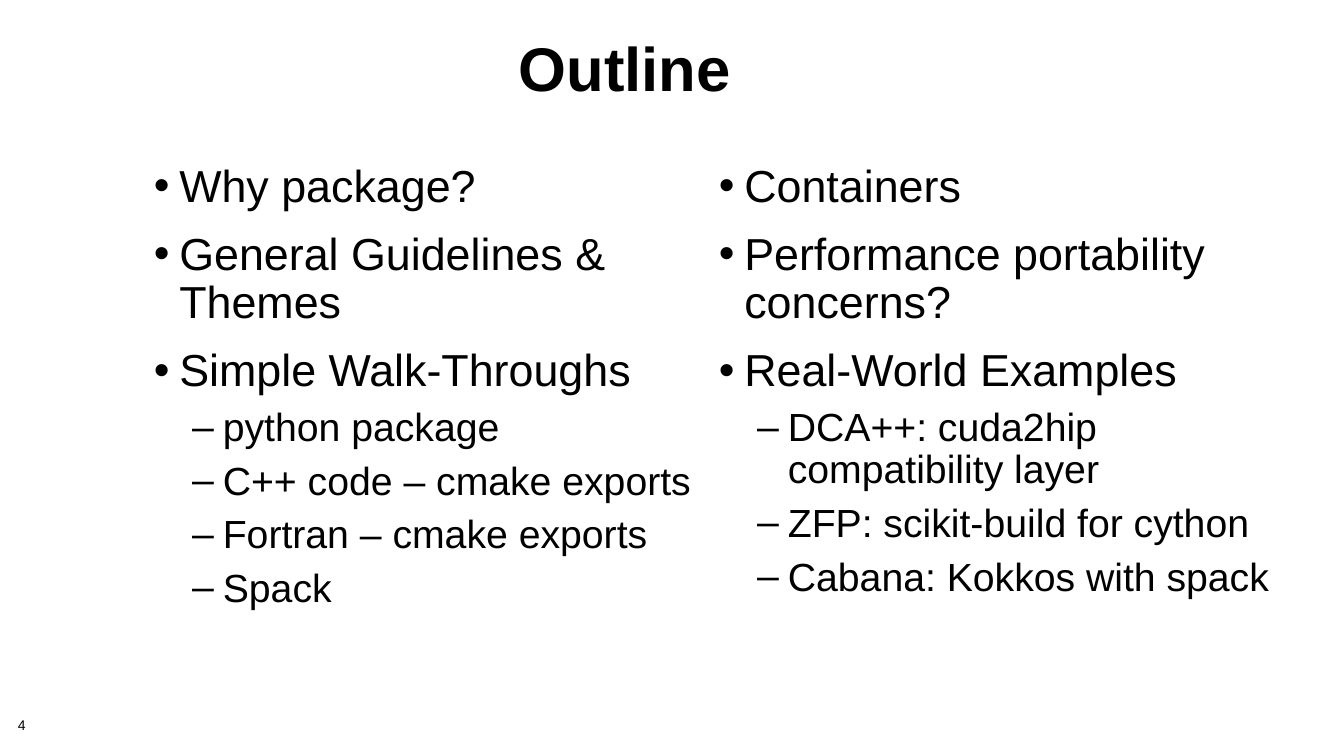
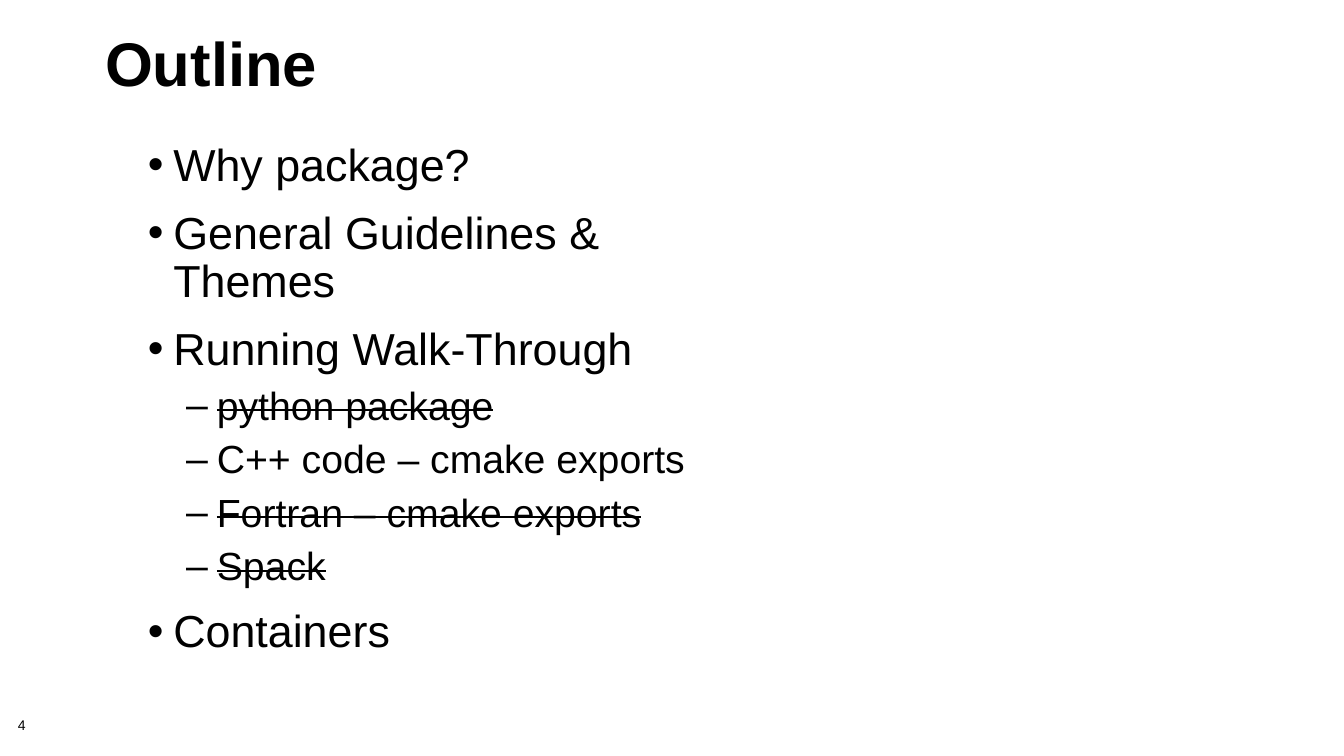
Before and after one commit to bssw-tutorial/presentations, a slide deck: slide 4 of packaging-short.pptx. Drawn at 1344x756 pixels with LibreOffice and Linux fonts; fonts in the diff are those of the drawing; background and template pictures are left out. Boxes give left, top, right and bottom in pixels: in the first picture for what was removed or moved away, otherwise in the second. Text is boxed around its words. In the diff, an @@ line names an element or a change of style, - is before the commit and + after.

```diff
--- a/packaging-short.pptx
+++ b/packaging-short.pptx
@@ title "Outline": place and size @@
-title "Outline" at [519,46,731,92]
+title "Outline" at [105,41,317,87]
@@ text "Why package?": place and size @@
-text "Why package?" at [179,169,1269,610]
+text "Why package?" at [173,148,684,648]
@@ text at [173,332,633,374]: text changed @@
-• Simple Walk-Throughs
+• Running Walk-Through
@@ text at [217,391,641,588]: strikethrough on in "python package", "Fortran – cmake exports", "Spack" @@
@@ text at [788,412,1269,599]: paragraphs removed @@
-• Performance portability concerns?
-• Real-World Examples
-  – DCA++: cuda2hip compatibility layer
-  – ZFP: scikit-build for cython
-  – Cabana: Kokkos with spack
```
Also in this commit, not shown: 4 other slides changed, 4 slides added, 1 slide removed.
